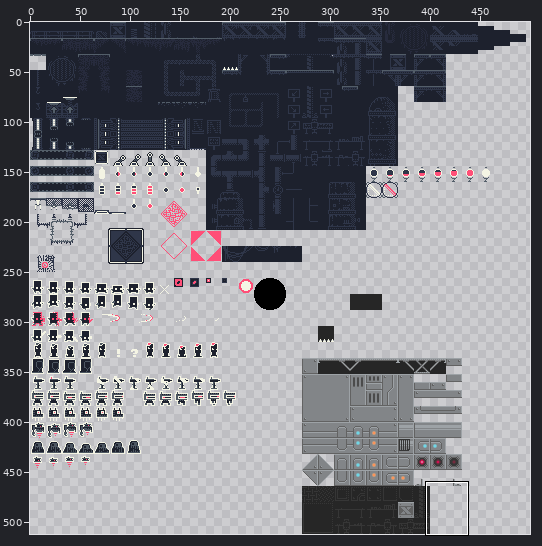
Two versions of one sprite sheet, shared/textures/industrial.v2.png. The first picture is a wide view before the edit; the outline marks the close-up.
Close-up. Before the edit:
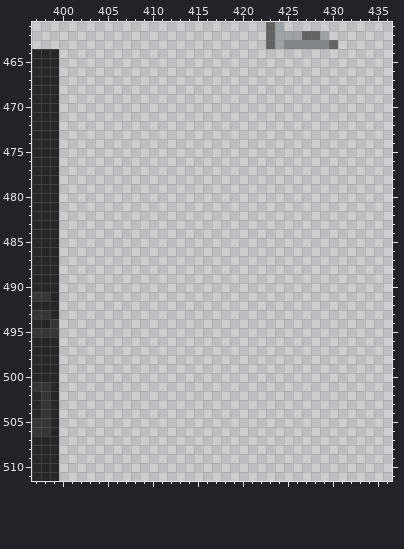
The file is 512x512 pixels. Colours within 5 levels of each other are drawn and written as one. Shown: x 397..436, y 461..511. The wide view leaves out empty margins.
After the commit:
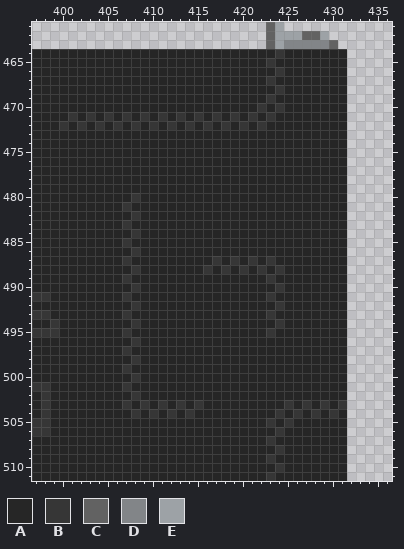
Palette (. is transparent): A #262626  B #363636  C #626262  D #828588  E #9da2a6
The commit says: Add support chain tiles for floating springboards.
Changes in this commit:
@@ x 397..436 @@
 463 ..........................CEDDDDDC......
-464 AAA.....................................
-465 AAA.....................................
-466 AAA.....................................
-467 AAA.....................................
-468 AAA.....................................
-469 AAA.....................................
-470 AAA.....................................
-471 AAA.....................................
-472 AAA.....................................
-473 AAA.....................................
-474 AAA.....................................
-475 AAA.....................................
-476 AAA.....................................
-477 AAA.....................................
-478 AAA.....................................
-479 AAA.....................................
-480 AAA.....................................
-481 AAA.....................................
-482 AAA.....................................
-483 AAA.....................................
-484 AAA.....................................
-485 AAA.....................................
-486 AAA.....................................
-487 AAA.....................................
-488 AAA.....................................
-489 AAA.....................................
-490 AAA.....................................
-491 BBA.....................................
-492 AAA.....................................
-493 BBA.....................................
-494 AAB.....................................
-495 BBB.....................................
-496 AAA.....................................
-497 AAA.....................................
-498 AAA.....................................
-499 AAA.....................................
-500 AAA.....................................
-501 BBA.....................................
-502 ABA.....................................
-503 ABA.....................................
-504 ABA.....................................
-505 BBA.....................................
-506 BBA.....................................
-507 AAA.....................................
-508 AAA.....................................
-509 AAA.....................................
-510 AAA.....................................
-511 AAA.....................................
+464 AAAAAAAAAAAAAAAAAAAAAAAAAAABAAAAAAA.....
+465 AAAAAAAAAAAAAAAAAAAAAAAAAABAAAAAAAA.....
+466 AAAAAAAAAAAAAAAAAAAAAAAAAAABAAAAAAA.....
+467 AAAAAAAAAAAAAAAAAAAAAAAAAABAAAAAAAA.....
+468 AAAAAAAAAAAAAAAAAAAAAAAAAAABAAAAAAA.....
+469 AAAAAAAAAAAAAAAAAAAAAAAAAABAAAAAAAA.....
+470 AAAAAAAAAAAAAAAAAAAAAAAAABABAAAAAAA.....
+471 AAAABABABABABABABABABABABABAAAAAAAA.....
+472 AAABABABABABABABABABABABABAAAAAAAAA.....
+473 AAAAAAAAAAAAAAAAAAAAAAAAAAAAAAAAAAA.....
+474 AAAAAAAAAAAAAAAAAAAAAAAAAAAAAAAAAAA.....
+475 AAAAAAAAAAAAAAAAAAAAAAAAAAAAAAAAAAA.....
+476 AAAAAAAAAAAAAAAAAAAAAAAAAAAAAAAAAAA.....
+477 AAAAAAAAAAAAAAAAAAAAAAAAAAAAAAAAAAA.....
+478 AAAAAAAAAAAAAAAAAAAAAAAAAAAAAAAAAAA.....
+479 AAAAAAAAAAAAAAAAAAAAAAAAAAAAAAAAAAA.....
+480 AAAAAAAAAAABAAAAAAAAAAAAAAAAAAAAAAA.....
+481 AAAAAAAAAABAAAAAAAAAAAAAAAAAAAAAAAA.....
+482 AAAAAAAAAAABAAAAAAAAAAAAAAAAAAAAAAA.....
+483 AAAAAAAAAABAAAAAAAAAAAAAAAAAAAAAAAA.....
+484 AAAAAAAAAAABAAAAAAAAAAAAAAAAAAAAAAA.....
+485 AAAAAAAAAABAAAAAAAAAAAAAAAAAAAAAAAA.....
+486 AAAAAAAAAAABAAAAAAAAAAAAAAAAAAAAAAA.....
+487 AAAAAAAAAABAAAAAAAAABABABABAAAAAAAA.....
+488 AAAAAAAAAAABAAAAAAABABABABABAAAAAAA.....
+489 AAAAAAAAAABAAAAAAAAAAAAAAABAAAAAAAA.....
+490 AAAAAAAAAAABAAAAAAAAAAAAAAABAAAAAAA.....
+491 BBAAAAAAAABAAAAAAAAAAAAAAABAAAAAAAA.....
+492 AAAAAAAAAAABAAAAAAAAAAAAAAABAAAAAAA.....
+493 BBAAAAAAAABAAAAAAAAAAAAAAABAAAAAAAA.....
+494 AABAAAAAAAABAAAAAAAAAAAAAAABAAAAAAA.....
+495 BBBAAAAAAABAAAAAAAAAAAAAAABAAAAAAAA.....
+496 AAAAAAAAAAABAAAAAAAAAAAAAAAAAAAAAAA.....
+497 AAAAAAAAAABAAAAAAAAAAAAAAAAAAAAAAAA.....
+498 AAAAAAAAAAABAAAAAAAAAAAAAAAAAAAAAAA.....
+499 AAAAAAAAAABAAAAAAAAAAAAAAAAAAAAAAAA.....
+500 AAAAAAAAAAABAAAAAAAAAAAAAAAAAAAAAAA.....
+501 BBAAAAAAAABAAAAAAAAAAAAAAAAAAAAAAAA.....
+502 ABAAAAAAAAABAAAAAAAAAAAAAAAAAAAAAAA.....
+503 ABAAAAAAAABABABABABAAAAAAAAABABABAB.....
+504 ABAAAAAAAAABABABABAAAAAAAAABABABABA.....
+505 BBAAAAAAAAAAAAAAAAAAAAAAAABABAAAAAA.....
+506 BBAAAAAAAAAAAAAAAAAAAAAAAAABAAAAAAA.....
+507 AAAAAAAAAAAAAAAAAAAAAAAAAABAAAAAAAA.....
+508 AAAAAAAAAAAAAAAAAAAAAAAAAAABAAAAAAA.....
+509 AAAAAAAAAAAAAAAAAAAAAAAAAABAAAAAAAA.....
+510 AAAAAAAAAAAAAAAAAAAAAAAAAAABAAAAAAA.....
+511 AAAAAAAAAAAAAAAAAAAAAAAAAABAAAAAAAA.....
